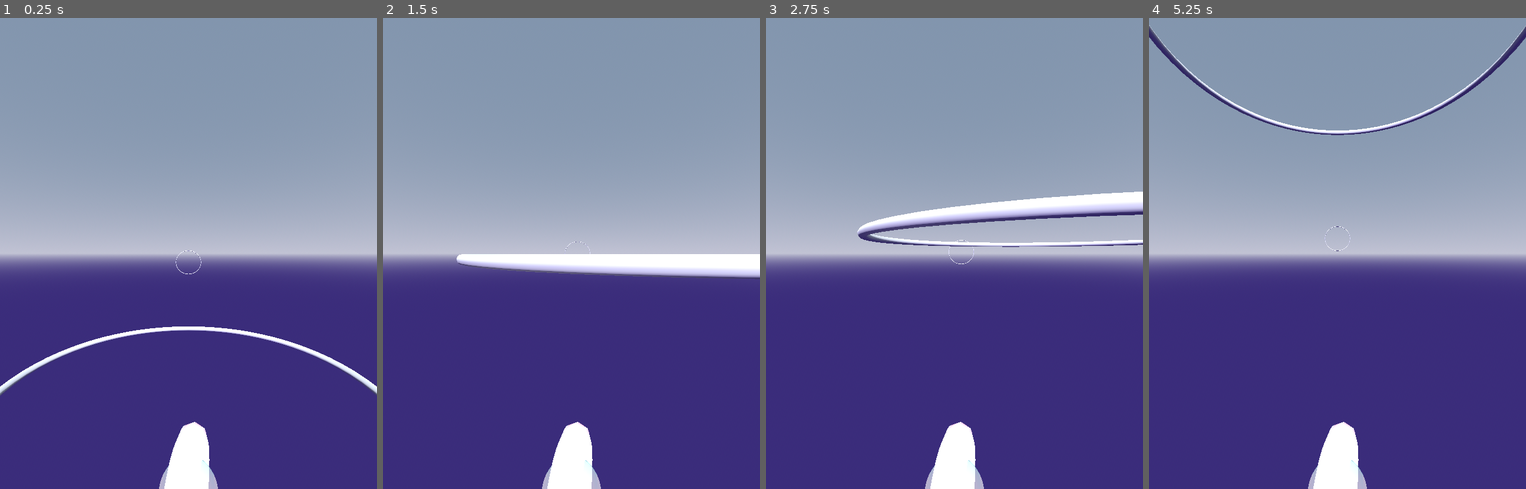
Above: before the commit, frames 1-4 (left to right).
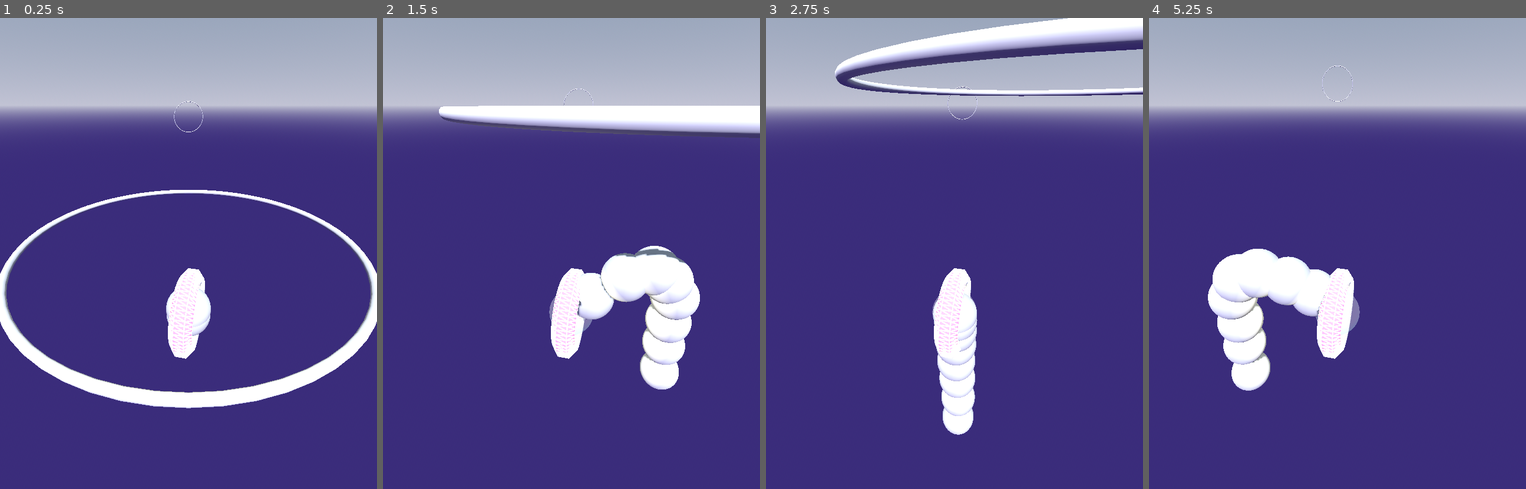
Above: after the commit, the same moments.

Repository: nergnezor/wheel
Game: Godot game, scene res://node_3d.tscn
The game is run twice, just before and just after one commit, with the same random seed, the same clock (stepped at 60 frames per second) and the same inputs.
Inputs:
- Up to frame 1 (0.25 s): no input
- Up to frame 2 (1.5 s): tap Enter (ui_accept) at 0.5, 0.77 s; hold Right (ui_right) 0.53-1.28 s; hold Down (ui_down) from 1.28 s (still down)
- Up to frame 3 (2.75 s): tap Enter (ui_accept) at 1.52 s; release Down (ui_down) at 2.03 s; hold Right (ui_right) from 2.03 s (still down)
- Up to frame 4 (5.25 s): release Right (ui_right) at 2.78 s; hold Up (ui_up) 2.78-3.53 s; tap Enter (ui_accept) at 3.02, 3.77, 4.52 s; hold Left (ui_left) 3.53-5.03 s; hold Down (ui_down) from 5.03 s (still down)

The runs differ from the first frame. In frame 1, 60% of the frame differs, in the area x 0-100%, y 0-100%; in frame 2, 60%; in frame 3, 56%; in frame 4, 60%.

Commit message:
particles

Diff:
--- a/node_3d.tscn
+++ b/node_3d.tscn
@@ -80,7 +80,7 @@
 
 [sub_resource type="TorusMesh" id="TorusMesh_wjap3"]
 material = SubResource("ShaderMaterial_a370e")
-ring_segments = 8
+ring_segments = 7
 
 [sub_resource type="ConvexPolygonShape3D" id="ConvexPolygonShape3D_n2apv"]
 points = PackedVector3Array(-0.000195742, -4.89354e-05, -1, -0.000195742, 0.176733, -0.926782, 0, -4.89354e-05, -1, -0. …(9612 unchanged characters)…
@@ -91,9 +91,16 @@
 [sub_resource type="StandardMaterial3D" id="StandardMaterial3D_rsj43"]
 transparency = 1
 albedo_color = Color(0.564706, 0.921569, 1, 0.635294)
+emission_enabled = true
+refraction_scale = 0.08
+distance_fade_mode = 1
 
 [sub_resource type="SphereMesh" id="SphereMesh_tm0dr"]
 material = SubResource("StandardMaterial3D_rsj43")
+
+[sub_resource type="ParticleProcessMaterial" id="ParticleProcessMaterial_t3rnj"]
+
+[sub_resource type="SphereMesh" id="SphereMesh_ekp38"]
 
 [sub_resource type="Curve3D" id="Curve3D_vtbks"]
 _data = {
@@ -147,9 +154,11 @@
 
 [node name="OmniLight3D2" type="OmniLight3D" parent="player"]
 transform = Transform3D(0.998868, -0.0249079, 0.0405318, -0.0474404, -0.457848, 0.887764, -0.00355492, -0.888682, -0.458511, 0.6, 0, 0)
+visible = false
 
 [node name="OmniLight3D" type="OmniLight3D" parent="player"]
 transform = Transform3D(0.999628, -0.00106927, 0.0272675, -0.0227261, 0.520514, 0.853551, -0.0151058, -0.853853, 0.520296, -0.6, 0, 0)
+visible = false
 
 [node name="CollisionShape3D2" type="CollisionShape3D" parent="player"]
 shape = SubResource("SphereShape3D_qmwln")
@@ -157,8 +166,19 @@
 [node name="MeshInstance3D" type="MeshInstance3D" parent="player/CollisionShape3D2"]
 mesh = SubResource("SphereMesh_tm0dr")
 
+[node name="OmniLight3D" type="OmniLight3D" parent="player/CollisionShape3D2/MeshInstance3D"]
+transform = Transform3D(1, -1.21652e-31, 0, -1.21652e-31, 1, 0, 0, 0, 1, 0, 0, 0)
+light_color = Color(1, 1, 0.792157, 1)
+light_energy = 1.434
+
+[node name="GPUParticlesAttractorSphere3D" type="GPUParticlesAttractorSphere3D" parent="player/CollisionShape3D2"]
+
+[node name="GPUParticles3D" type="GPUParticles3D" parent="player/CollisionShape3D2/GPUParticlesAttractorSphere3D"]
+process_material = SubResource("ParticleProcessMaterial_t3rnj")
+draw_pass_1 = SubResource("SphereMesh_ekp38")
+
 [node name="camera" type="Camera3D" parent="."]
-transform = Transform3D(-1, 8.74228e-08, 5.0822e-21, 8.74228e-08, 1, 8.74228e-08, 7.64274e-15, 8.74228e-08, -1, 2.08165e-12, 4, -4.08)
+transform = Transform3D(-1, 4.51568e-08, -7.48572e-08, 2.98655e-16, 0.856267, 0.516533, 8.74228e-08, 0.516533, -0.856267, 2.08165e-12, 4, -4.08)
 keep_aspect = 0
 current = true
 size = 50.0
@@ -166,7 +186,7 @@
 script = ExtResource("2_jiad7")
 
 [node name="light" type="DirectionalLight3D" parent="camera"]
-transform = Transform3D(0.999628, 0.0153669, -0.0225537, -0.00106887, 0.847819, 0.530285, 0.0272703, -0.530063, 0.84752, 0.557782, 3.7409, 1.5135)
+transform = Transform3D(0.999628, 0.0153669, -0.0225537, -0.00792931, 0.954295, 0.298762, 0.0261139, -0.298472, 0.954061, 0.557781, -0.616606, 3.32225)
 shadow_enabled = true
 
 [node name="track_1" type="Path3D" parent="."]
Not shown: 1 places in node_3d.tscn that only renumber resources
